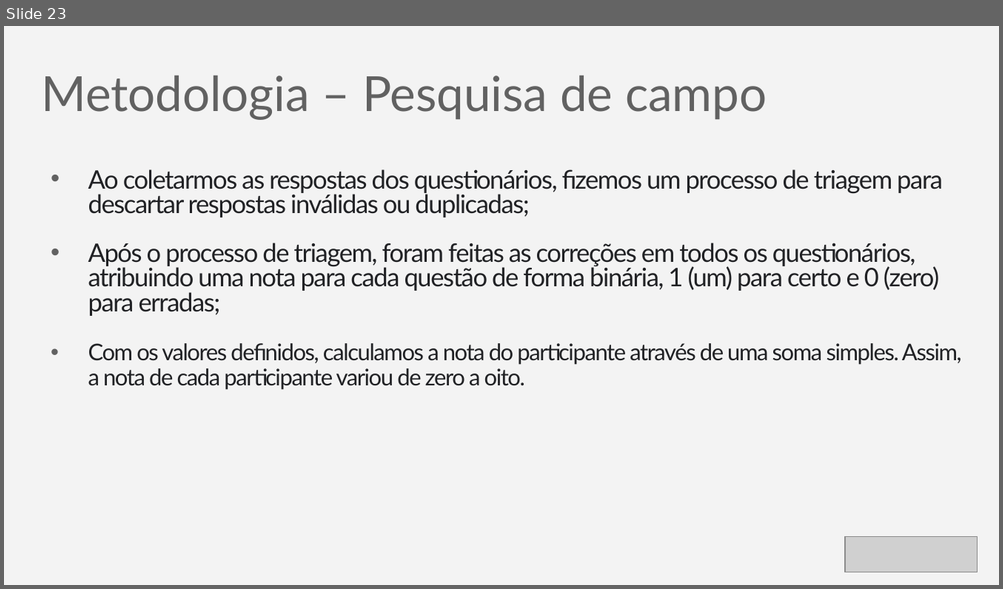
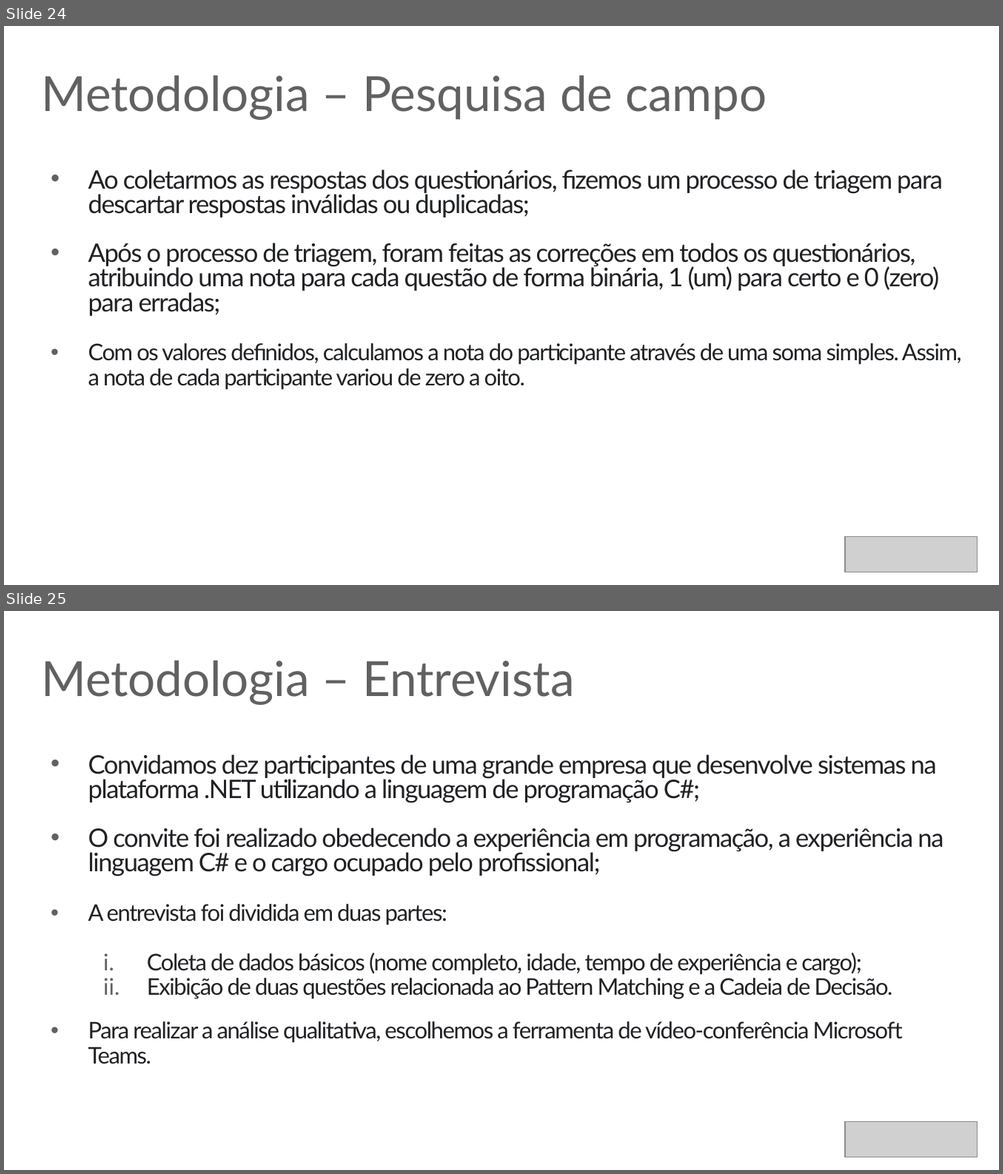
Before and after one commit to rafaelcruz-net/pattern-matching, a slide deck: Apresentacao_Defesa.pptx. Shown one above the other, each under a label of ours: slide 23 before the commit, slides 24 and 25 after it. The pictures are 1003x589 and 1003x1174 pixels, drawn with LibreOffice and Linux fonts; fonts in the diff are those of the drawing; grey boxes stand for pictures. Boxes give left, top, right and bottom in pixels: in the first picture for what was removed or moved away, otherwise in the second. Text is boxed around its words. In the diff, an @@ line names an element or a change of style, - is before the commit and + after.

```diff
--- a/Apresentacao_Defesa.pptx
+++ b/Apresentacao_Defesa.pptx
@@ slide 25 added at (4, 611, 999, 1170), background #FFFFFF @@
@@ title added at (41, 661, 574, 705), 35.1 pt, text #616161 @@
+Metodologia – Entrevista
@@ text added at (88, 755, 943, 1065), 16.6 pt, text #202124 @@
+• Convidamos dez participantes de uma grande empresa que desenvolve sistemas na plataforma .NET utilizando a linguagem de programação C#;
+• O convite foi realizado obedecendo a experiência em programação, a experiência na linguagem C# e o cargo ocupado pelo profissional;
+• A entrevista foi dividida em duas partes:
+  i. Coleta de dados básicos (nome completo, idade, tempo de experiência e cargo);
+  ii. Exibição de duas questões relacionada ao Pattern Matching e a Cadeia de Decisão.
+• Para realizar a análise qualitativa, escolhemos a ferramenta de vídeo-conferência Microsoft Teams.
@@ picture added at (845, 1122, 976, 1158) @@
@@ what was slide 23 is now slide 24 @@
```
Also in this commit, not shown: 22 other slides changed, 17 other slides added.
